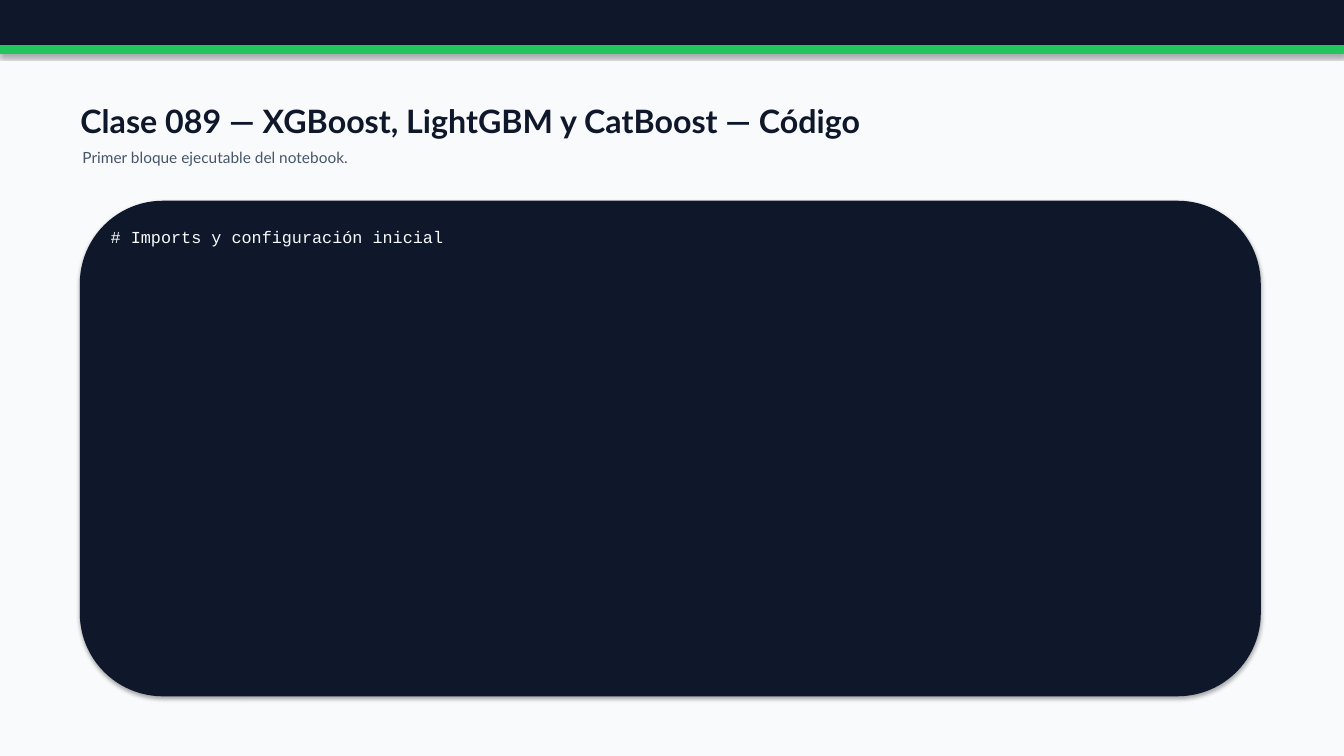
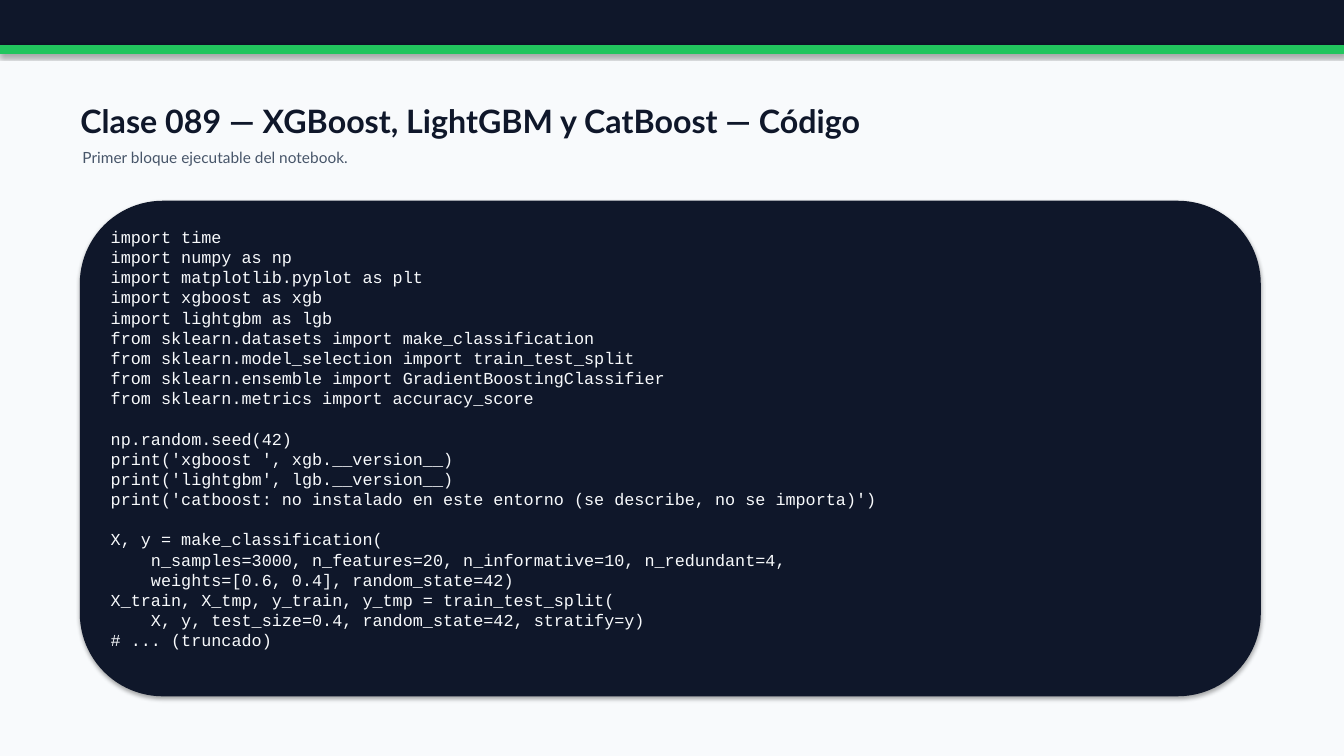
Before and after one commit to vladimiracunadev-create/python-data-science-bootcamp, a slide deck: slide 204 of docs/presentaciones/parts/parte-1-machine-learning-clasico-completa.pptx. Drawn at 1344x756 pixels with LibreOffice and Linux fonts; fonts in the diff are those of the drawing. Boxes give left, top, right and bottom in pixels: in the first picture for what was removed or moved away, otherwise in the second. Text is boxed around its words. In the diff, an @@ line names an element or a change of style, - is before the commit and + after.

```diff
--- a/docs/presentaciones/parts/parte-1-machine-learning-clasico-completa.pptx
+++ b/docs/presentaciones/parts/parte-1-machine-learning-clasico-completa.pptx
@@ text at box(111, 231, 877, 650): text changed @@
-# Imports y configuración inicial
+import time
+import numpy as np
+import matplotlib.pyplot as plt
+import xgboost as xgb
+import lightgbm as lgb
+from sklearn.datasets import make_classification
+from sklearn.model_selection import train_test_split
+from sklearn.ensemble import GradientBoostingClassifier
+from sklearn.metrics import accuracy_score
+np.random.seed(42)
+print('xgboost ', xgb.__version__)
+print('lightgbm', lgb.__version__)
+print('catboost: no instalado en este entorno (se describe, no se importa)')
+X, y = make_classification(
+n_samples=3000, n_features=20, n_informative=10, n_redundant=4,
+weights=[0.6, 0.4], random_state=42)
+X_train, X_tmp, y_train, y_tmp = train_test_split(
+X, y, test_size=0.4, random_state=42, stratify=y)
+# ... (truncado)
```
Also in this commit, not shown: 42 other slides changed, 19 other files.
